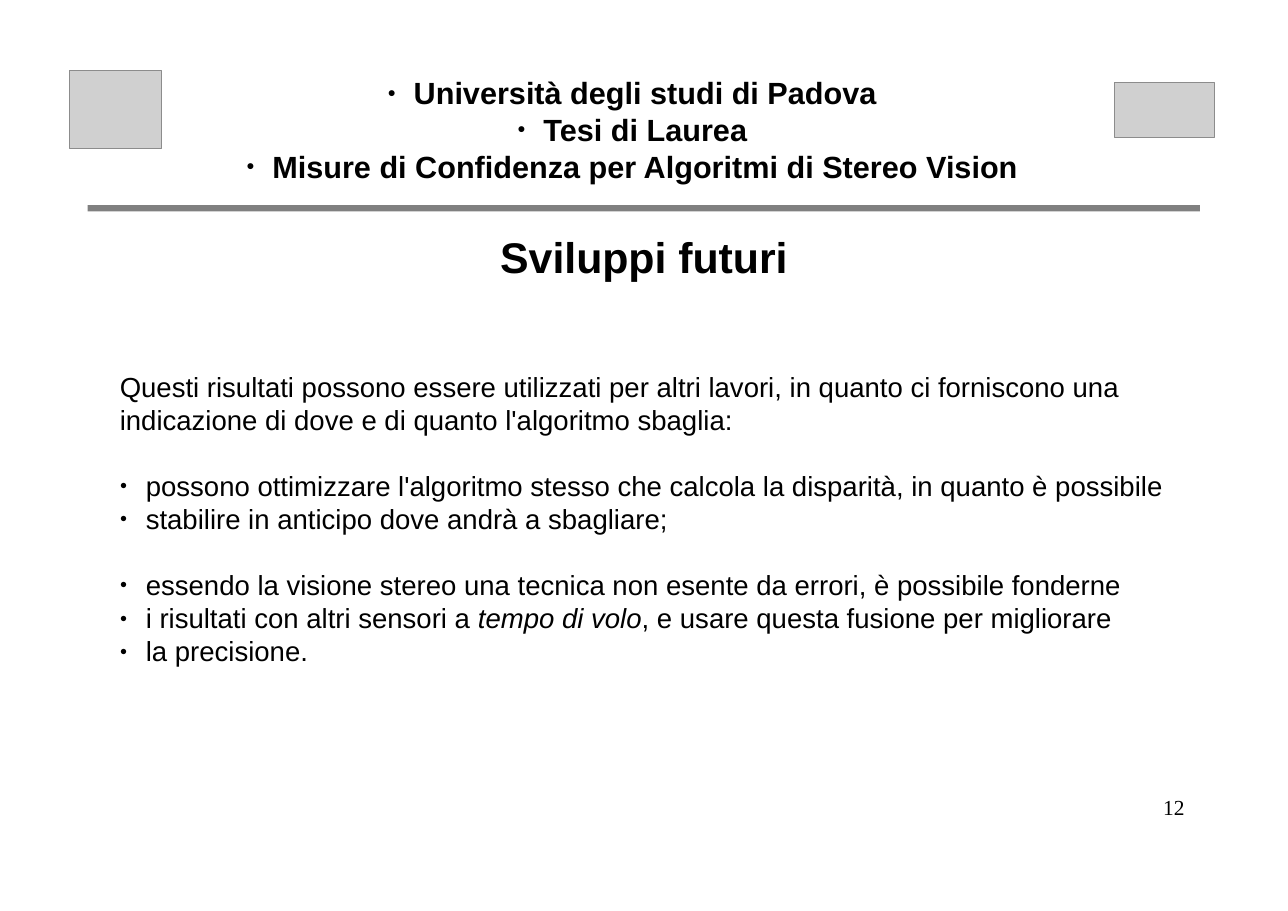
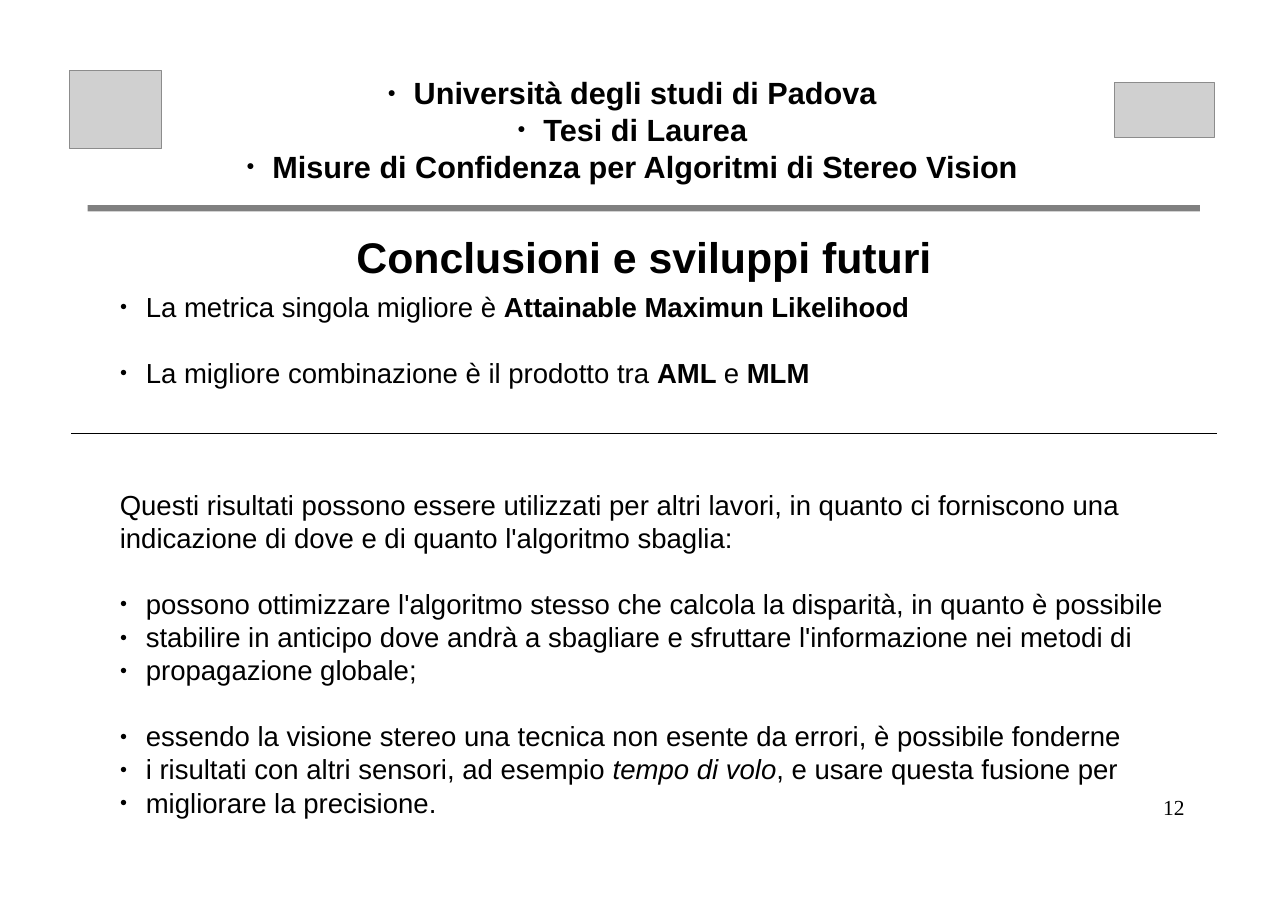
Before and after one commit to nicoladallago/Thesis, a slide deck: slide 12 of altro/presentazione.odp. Drawn at 1288x911 pixels with LibreOffice and Linux fonts; fonts in the diff are those of the drawing; grey boxes stand for pictures. Boxes give left, top, right and bottom in pixels: in the first picture for what was removed or moved away, otherwise in the second. Text is boxed around its words. In the diff, an @@ line names an element or a change of style, - is before the commit and + after.

```diff
--- a/altro/presentazione.odp
+++ b/altro/presentazione.odp
@@ text at bbox=[356, 242, 931, 282]: text changed @@
-Sviluppi futuri
+Conclusioni e sviluppi futuri
@@ text "La metrica singola migliore è ...": place and size @@
-text "La metrica singola migliore è ..." at bbox=[120, 377, 1162, 667]
+text "La metrica singola migliore è ..." at bbox=[120, 296, 1162, 818]
@@ text at bbox=[146, 296, 909, 388]: paragraphs added @@
+● La metrica singola migliore è Attainable Maximun Likelihood
+● La migliore combinazione è il prodotto tra AML e MLM
@@ line added from (72, 434) to (1216, 434), #000000 0 pt @@
@@ text at bbox=[146, 626, 1131, 686]: text changed @@
-● stabilire in anticipo dove andrà a sbagliare;
+● stabilire in anticipo dove andrà a sbagliare e sfruttare l'informazione nei metodi di
+● propagazione globale;
@@ text at bbox=[146, 759, 1118, 818]: text changed @@
-● i risultati con altri sensori a tempo di volo, e usare questa fusione per migliorare
-● la precisione.
+● i risultati con altri sensori, ad esempio tempo di volo, e usare questa fusione per
+● migliorare la precisione.
```
Also in this commit, not shown: 5 other slides changed, 1 other file.
